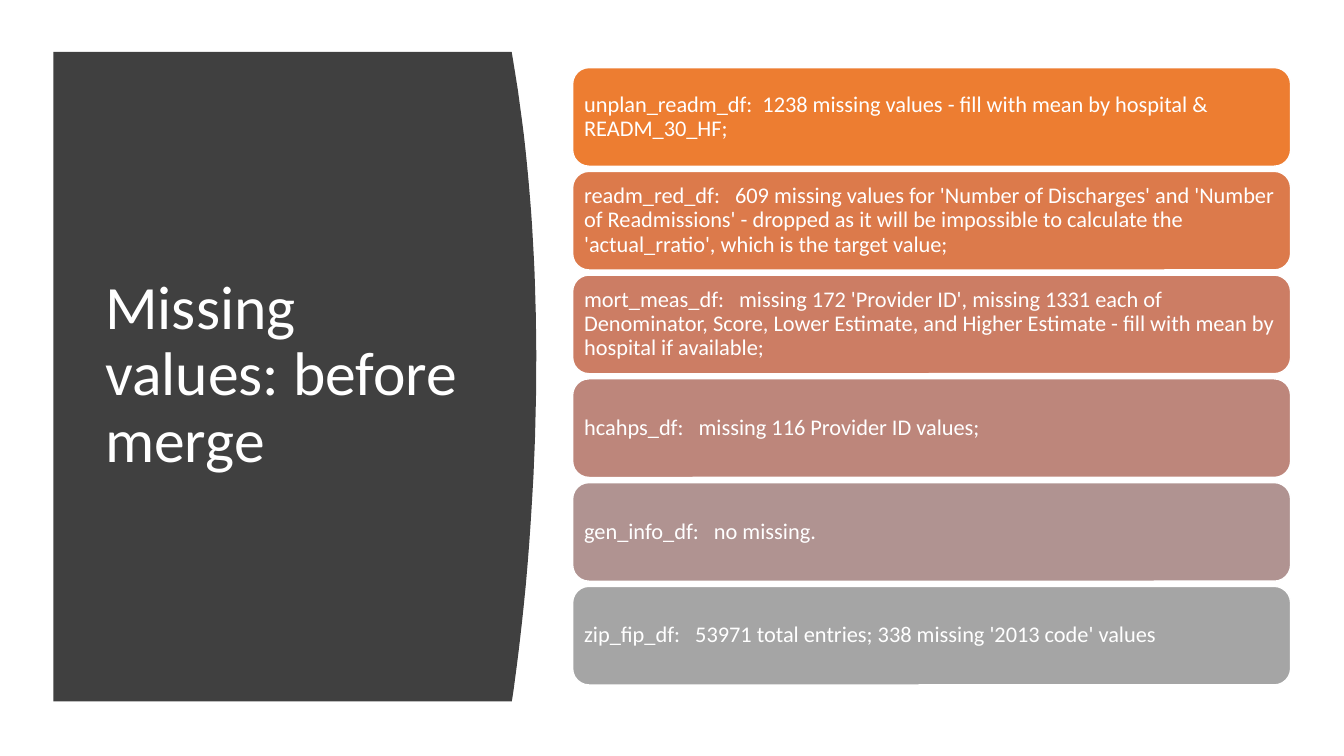
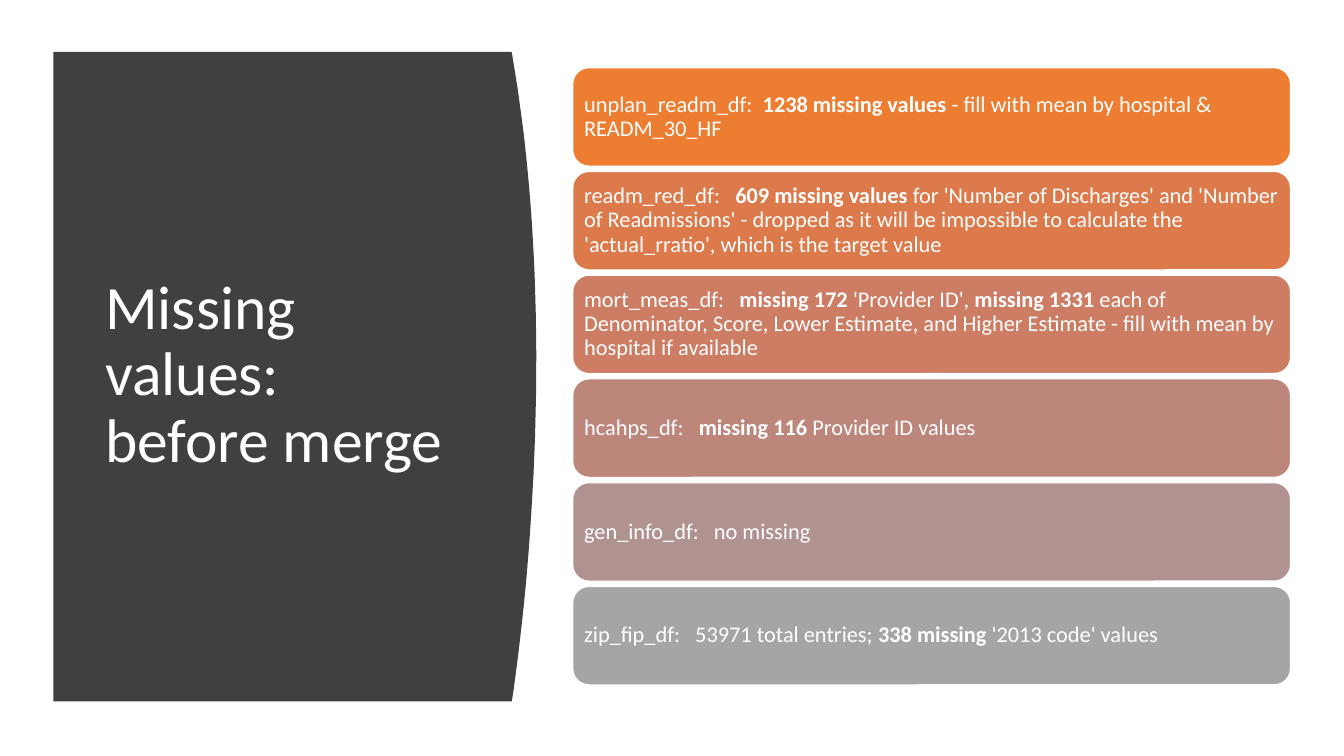
Before and after one commit to kathieking/Thinkful, a slide deck: slide 6 of Capstone 3.pptx. Drawn at 1344x756 pixels with LibreOffice and Linux fonts; fonts in the diff are those of the drawing. Boxes give left, top, right and bottom in pixels: in the first picture for what was removed or moved away, otherwise in the second. Text is boxed around its words. In the diff, an @@ line names an element or a change of style, - is before the commit and + after.

```diff
--- a/Capstone 3.pptx
+++ b/Capstone 3.pptx
@@ title "Missing values: before merge" rewrapped from [105, 286, 457, 473] to [105, 286, 443, 473] @@
@@ text at [584, 96, 1191, 139]: text changed @@
-unplan_readm_df: 1238 missing values - fill with mean by hospital & READM_30_HF;
+unplan_readm_df: 1238 missing values - fill with mean by hospital & READM_30_HF
@@ text at [584, 187, 1277, 256]: text changed @@
-readm_red_df: 609 missing values for 'Number of Discharges' and 'Number of Readmissions' - dropped as it will be impossible to calculate the 'actual_rratio', which is the target value;
+readm_red_df: 609 missing values for 'Number of Discharges' and 'Number of Readmissions' - dropped as it will be impossible to calculate the 'actual_rratio', which is the target value
@@ text at [584, 291, 1274, 359]: text changed @@
-mort_meas_df: missing 172 'Provider ID', missing 1331 each of Denominator, Score, Lower Estimate, and Higher Estimate - fill with mean by hospital if available;
+mort_meas_df: missing 172 'Provider ID', missing 1331 each of Denominator, Score, Lower Estimate, and Higher Estimate - fill with mean by hospital if available
@@ text at [584, 419, 975, 439]: text changed @@
-hcahps_df: missing 116 Provider ID values;
+hcahps_df: missing 116 Provider ID values
@@ text at [584, 523, 810, 543]: text changed @@
-gen_info_df: no missing.
+gen_info_df: no missing
@@ text "zip_fip_df: 53971 total entries; 338 ..." at [584, 626, 1158, 646]: bold on in "338 missing" @@
```
Also in this commit, not shown: 8 other slides changed, 4 slides added, 7 slides removed.
